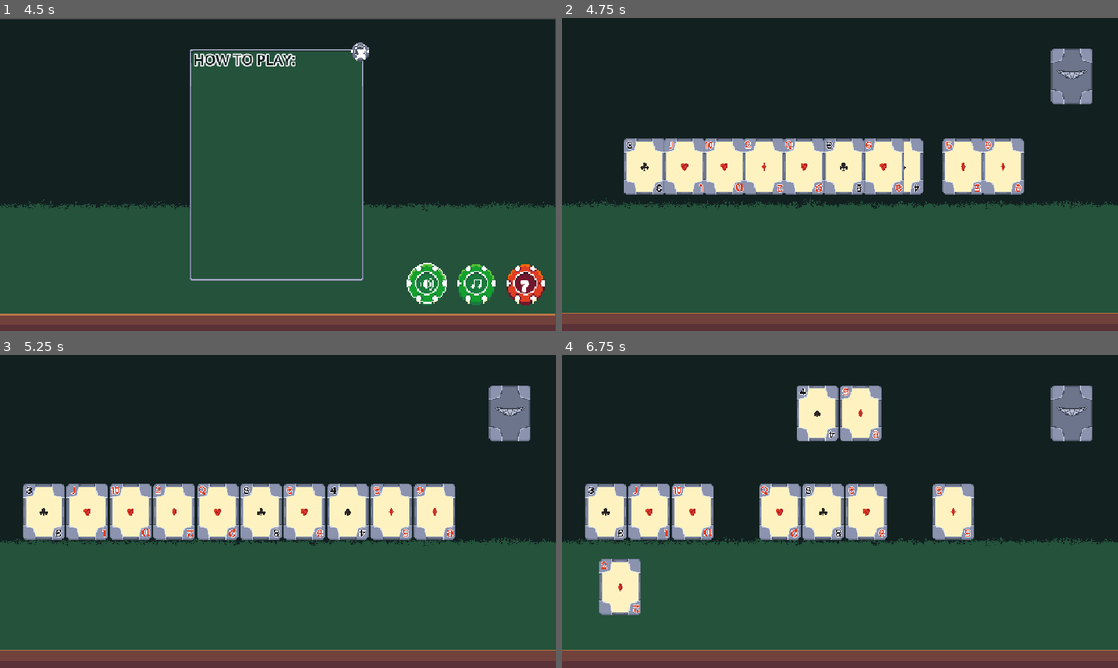
Above: before the commit, frames 1-4 (two rows, left to right).
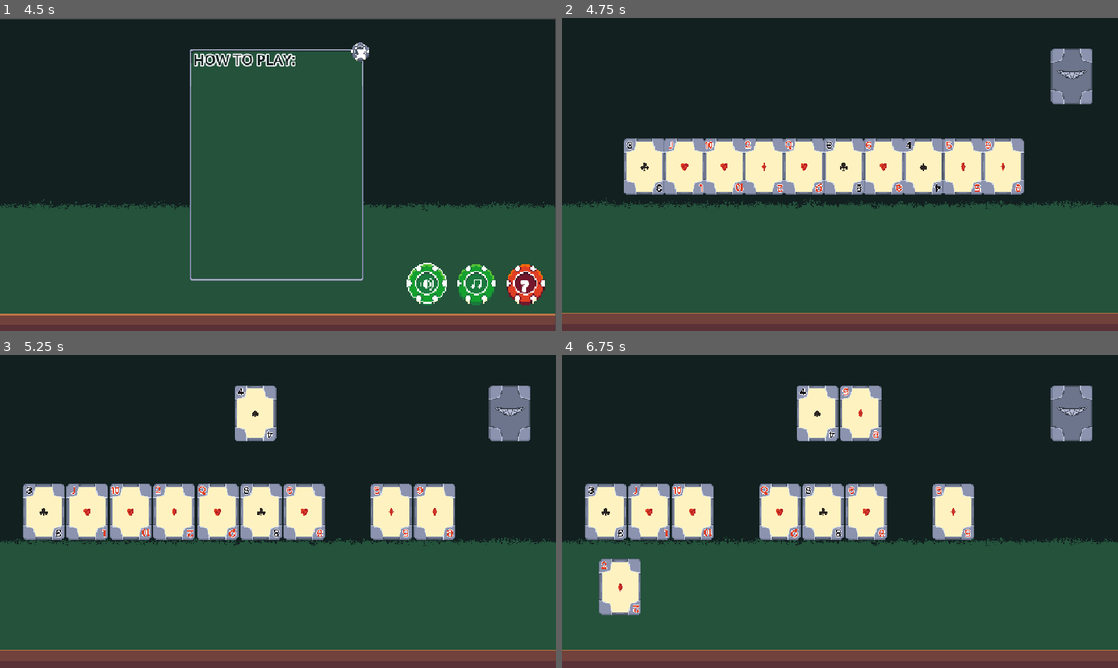
Above: after the commit, the same moments.

Repository: RajwolChapagain/IEEE-Game-Jam
Game: Godot game, scene res://scenes/start_game_ui.tscn
Two runs of this game, one before a commit and one after it. Both use one fixed random seed, a clock stepped at 60 frames per second and the inputs below.
Inputs (mouse positions are in pixels of both pictures, inside the frame that each line leads up to):
- Up to frame 1 (4.5 s): click (278, 165) at 0.5 s; click (278, 165) at 1.25 s; click "?" at 2 s; click "?" at 2.75 s; click "?" at 3.5 s; click (428, 284) at 4.25 s
- Up to frame 2 (4.75 s): no input
- Up to frame 3 (5.25 s): move the mouse to (511, 414) at 5.02 s; press the mouse at (511, 414) at 5.03 s
- Up to frame 4 (6.75 s): tap Enter at 5.75 s; release the mouse at (1073, 414) at 5.78 s; click (1073, 414) at 5.85 s; tap Space at 6.5 s; move the mouse to (734, 511) at 6.52 s; press the mouse at (734, 511) at 6.53 s

Frame 1 is identical in both runs. In frame 2, 0.9% of the frame differs, in the area x 61-69%, y 38-57%; in frame 3, 2.6%, in the area x 42-67%, y 9-60%; in frame 4, nothing differs.
Error in both runs: Cannot call method 'change_scene_to_file' on a null value. (res://scripts/menu_buttons.gd:31)

Commit message:
Tween Update
Fixed Conflicting Tweens

Diff:
--- a/scripts/game.gd
+++ b/scripts/game.gd
@@ -11,21 +11,29 @@
 var player_turn: bool = false
 var deal_size: int = 10
 
+signal done_dealing
+
 func _ready():
+	done_dealing.connect(on_done_dealing)
 	start_game()
 
 func start_game():
 	deal()
+
+func on_done_dealing():
 	enemy_turn()
 
 func deal():
+	var tween_duration = 0.2
 	for i in range(0, deal_size):
 		dealt_card.append(deck.deck[i])
 		dealt_card[i].card_clicked.connect(_on_card_clicked)
 		dealt_card[i].face_up = true
 		var tween = create_tween()
-		tween.tween_property(dealt_card[i],"global_position",dealt_positions[i].global_position,0.2)
+		tween.tween_property(dealt_card[i],"global_position",dealt_positions[i].global_position,tween_duration)
 		dealt_card[i].update_card()
+	await round_timer(tween_duration)
+	done_dealing.emit()
 
 func enemy_turn():
 	if dealt_card.size() > 0:
@@ -62,7 +70,7 @@
 	continue_game()
 
 func battle_round(player_card: Card, enemy_card: Card) -> int:
-	await round_timer()
+	await round_timer(1)
 
 	player_card.face_up = true
 	player_card.update_card()
@@ -87,9 +95,9 @@
 	else:
 		return BATTLE.CONTINUE
 
-func round_timer():
+func round_timer(wait_time: float):
 	var timer = Timer.new()
-	timer.wait_time = 1
+	timer.wait_time = wait_time
 	timer.one_shot = true
 	timer.autostart = false
 	add_child(timer)
--- a/scripts/player.gd
+++ b/scripts/player.gd
@@ -18,8 +18,10 @@
 
 func order_hand():
 	for i in range(0, hand.size()):
-		hand[i].global_position.y = global_position.y
-		hand[i].global_position.x = global_position.x + i * 75
+		var tween = create_tween()
+		tween.tween_property(hand[i],"global_position:y",global_position.y,0.1)
+		tween.parallel()
+		tween.tween_property(hand[i],"global_position:x",global_position.x + i * 75,0.1)
 
 func clear():
 	hand.clear()
Not shown: 1 places in scenes/enemy.tscn that only renumber resources
